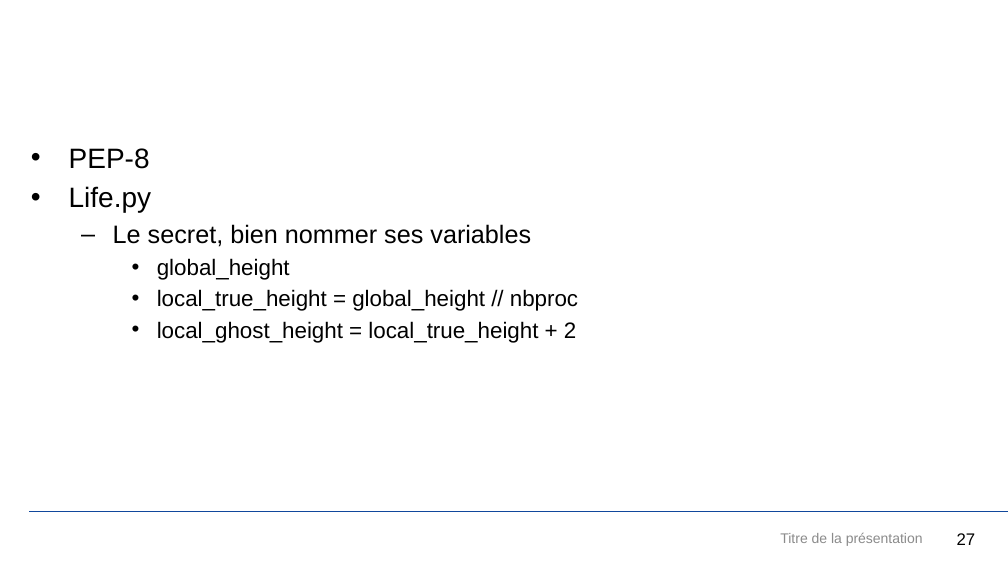
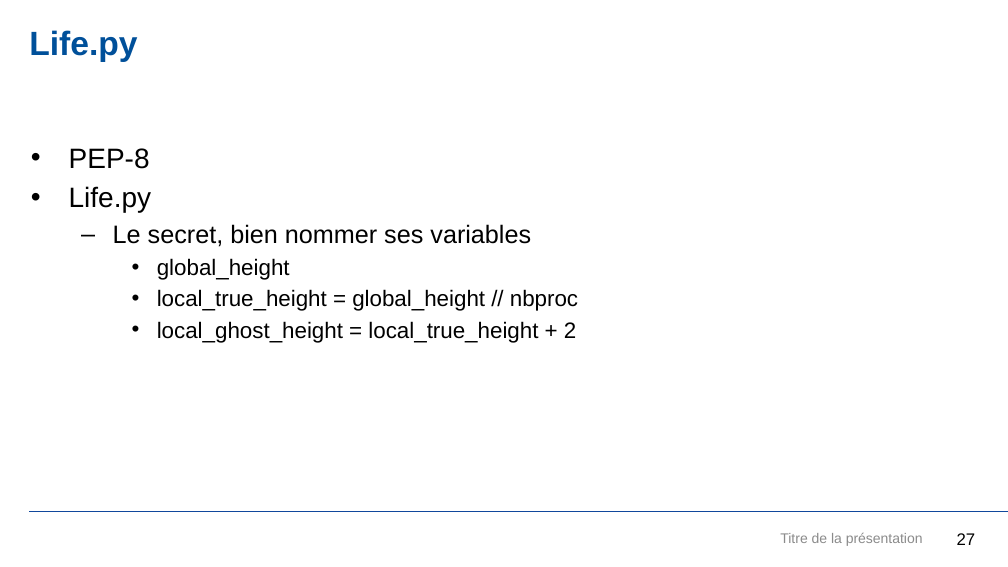
Before and after one commit to JDGaraudEnsta/OS202-2024, a slide deck: slide 27 of OS202.pptx. Drawn at 1008x567 pixels with LibreOffice and Linux fonts; fonts in the diff are those of the drawing; background and template pictures are left out. Boxes give left, top, right and bottom in pixels: in the first picture for what was removed or moved away, otherwise in the second. Text is boxed around its words. In the diff, an @@ line names an element or a change of style, - is before the commit and + after.

Commit message:
Updatepptx

```diff
--- a/OS202.pptx
+++ b/OS202.pptx
@@ title added at [29,30,137,62], 24 pt, text #00509A, bold @@
+Life.py
```
